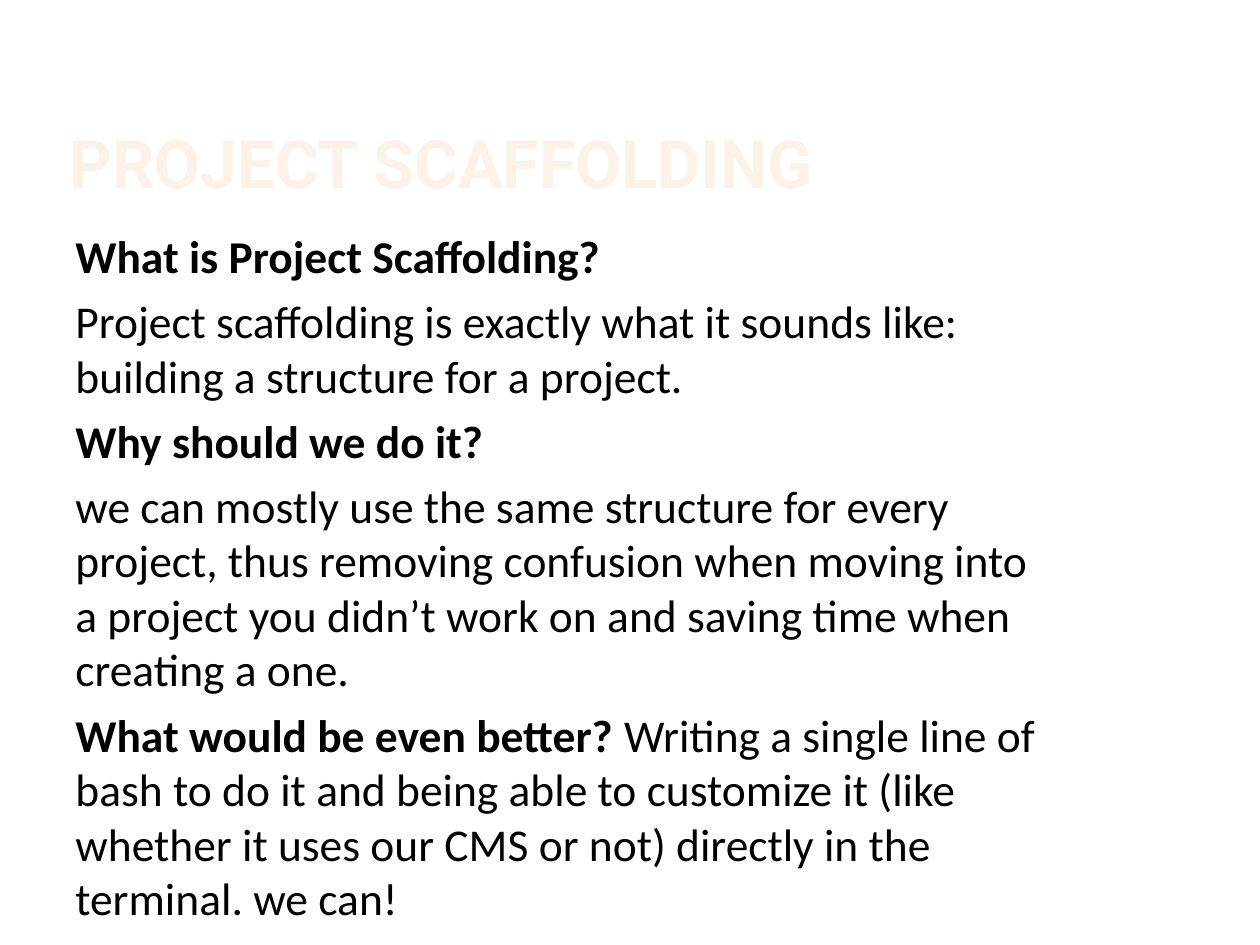
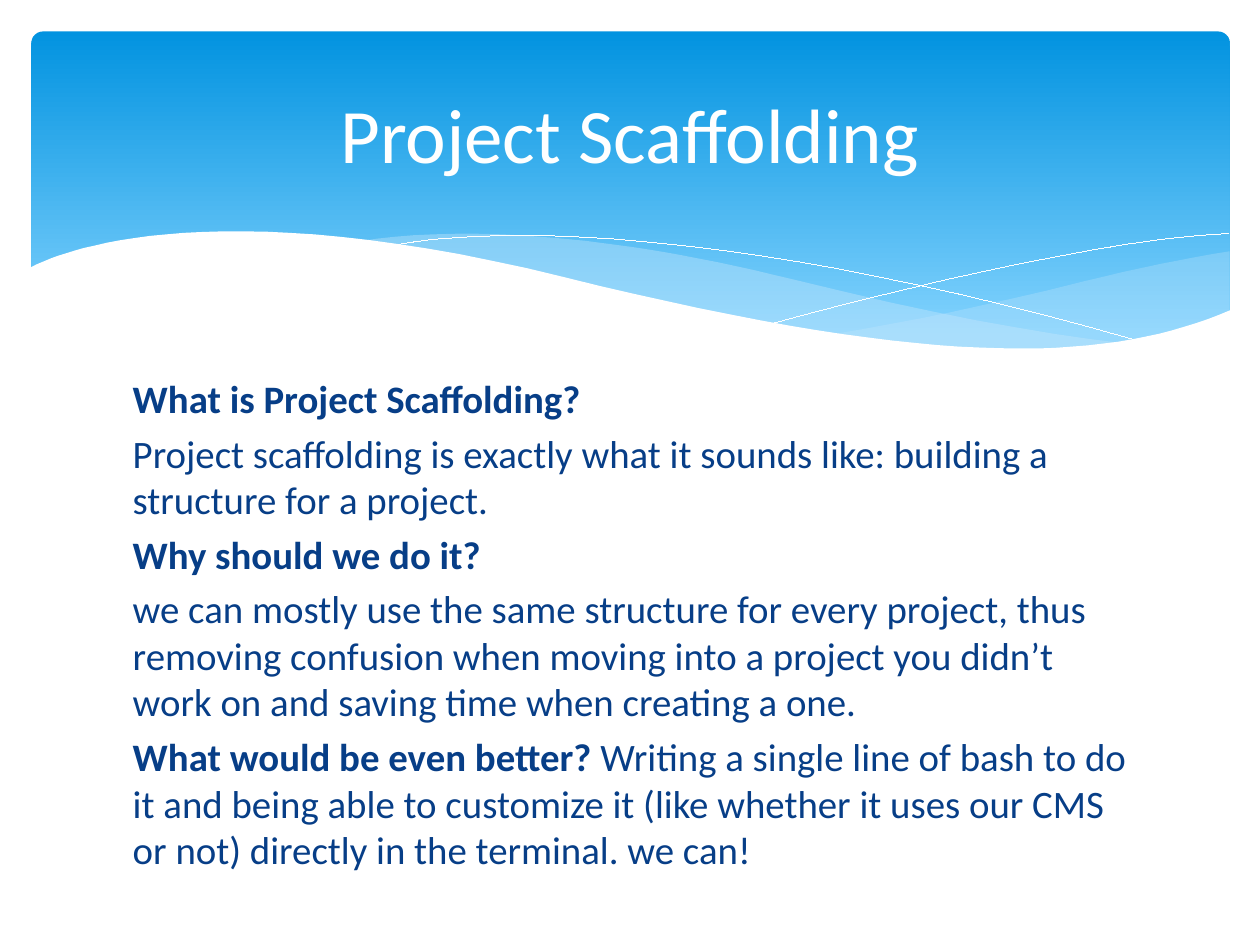
Before and after one commit to sintu-patel/project-scaffolding, a slide deck: slide 4 of dev/docs/Setup Gulp in Front End Project.pptx. Drawn at 1260x945 pixels with LibreOffice and Linux fonts; fonts in the diff are those of the drawing; background and template pictures are left out. Boxes give left, top, right and bottom in pixels: in the first picture for what was removed or moved away, otherwise in the second. Text is boxed around its words. In the diff, an @@ line names an element or a change of style, - is before the commit and + after.

```diff
--- a/dev/docs/Setup Gulp in Front End Project.pptx
+++ b/dev/docs/Setup Gulp in Front End Project.pptx
@@ rounded rectangle added at [32,32,1230,372], fill gradient #0293E0 to #83D3FE @@
@@ title "Project Scaffolding" at [340,109,919,177]: vertical alignment bottom to middle @@
@@ title at [340,109,919,177]: text changed; size 38 to 44 pt; font Roboto to Calibri; text colour gradient #FEF7F1 to #FEF3E8 to #FBCF9C to #F9B94C to #FFFFFF; bold off @@
-PROJECT SCAFFOLDING
+Project Scaffolding
@@ group added at [29,232,1231,415]: 5 freeform shapes @@
@@ text "What is Project Scaffolding?": place and size @@
-text "What is Project Scaffolding?" at [75,241,1035,869]
+text "What is Project Scaffolding?" at [133,385,1126,825]
@@ text "What is Project Scaffolding?" at [133,385,1126,825]: size 26 to 22.2 pt, text colour #000000 to #073E87; less space between paragraphs @@
```
Also in this commit, not shown: 28 other slides changed.
